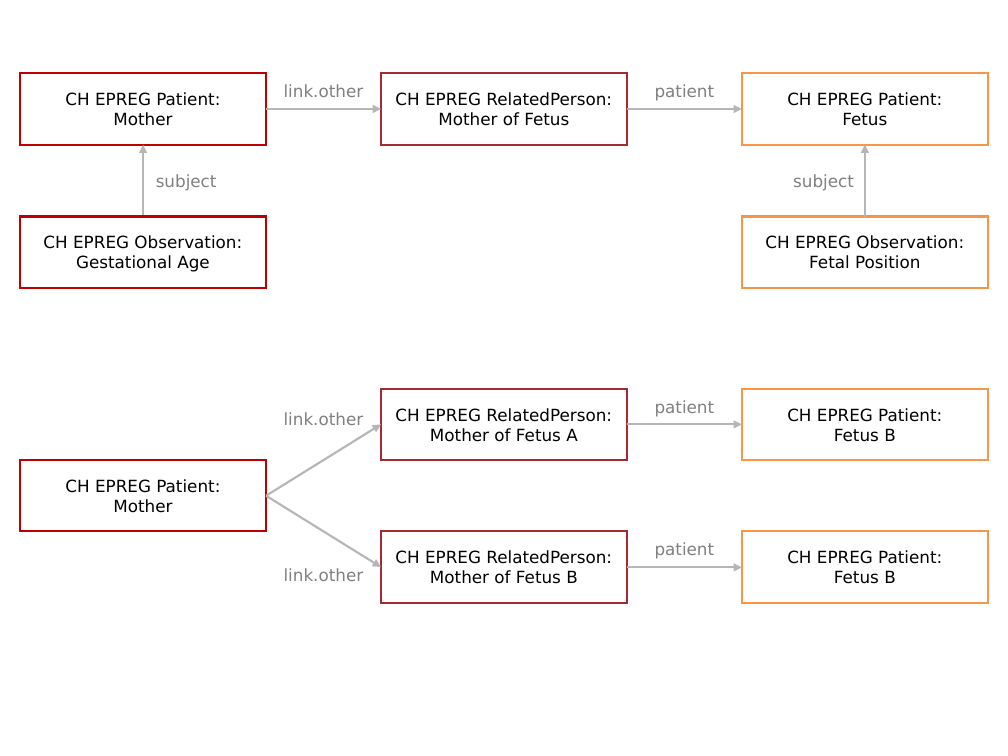
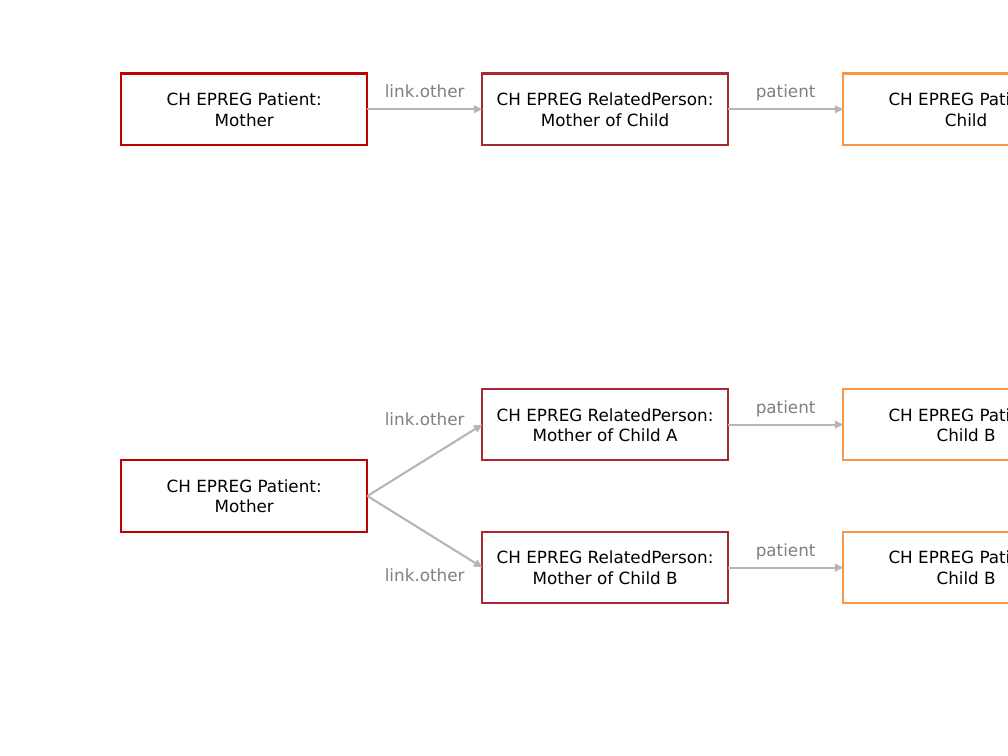
Before and after one commit to hl7ch/ch-epreg, a slide deck: slide 2 of illustrations.pptx. Drawn at 1008x756 pixels with LibreOffice and Linux fonts; fonts in the diff are those of the drawing. Boxes give left, top, right and bottom in pixels: in the first picture for what was removed or moved away, otherwise in the second. Text is boxed around its words. In the diff, an @@ line names an element or a change of style, - is before the commit and + after.

Commit message:
update mother child relationship

```diff
--- a/illustrations.pptx
+++ b/illustrations.pptx
@@ text in rectangle at (497,92,714,127): text changed @@
-CH EPREG RelatedPerson:
-Mother of Fetus
+CH EPREG RelatedPerson:
+Mother of Child
@@ text in rectangle at (889,92,987,127): text changed @@
-CH EPREG Patient:
-Fetus
+CH EPREG Patient:
+Child
@@ arrow removed from (143, 217) to (143, 145) @@
@@ arrow removed from (865, 217) to (865, 145) @@
@@ text removed at (156,174,217,191) @@
-subject
@@ text removed at (793,174,854,191) @@
-subject
@@ rectangle removed at (20,217,266,288) @@
-CH EPREG Observation:
-Gestational Age
@@ rectangle removed at (742,217,988,288) @@
-CH EPREG Observation: Fetal Position
@@ text in rectangle at (497,408,714,442): text changed @@
-CH EPREG RelatedPerson:
-Mother of Fetus A
+CH EPREG RelatedPerson:
+Mother of Child A
@@ text in rectangle at (889,408,996,442): text changed @@
-CH EPREG Patient:
-Fetus B
+CH EPREG Patient:
+Child B
@@ text in rectangle at (497,550,714,585): text changed @@
-CH EPREG RelatedPerson:
-Mother of Fetus B
+CH EPREG RelatedPerson:
+Mother of Child B
@@ 8 rectangles, 6 texts, 6 arrows: place and size @@
-8 rectangles, 6 texts, 6 arrows at (20,74,988,603)
+8 rectangles, 6 texts, 6 arrows at (121,74,1008,603)
@@ text in rectangle at (889,550,996,585): text changed @@
-CH EPREG Patient:
-Fetus B
+CH EPREG Patient:
+Child B
```
Also in this commit, not shown: 1 slide added, 43 other files.
